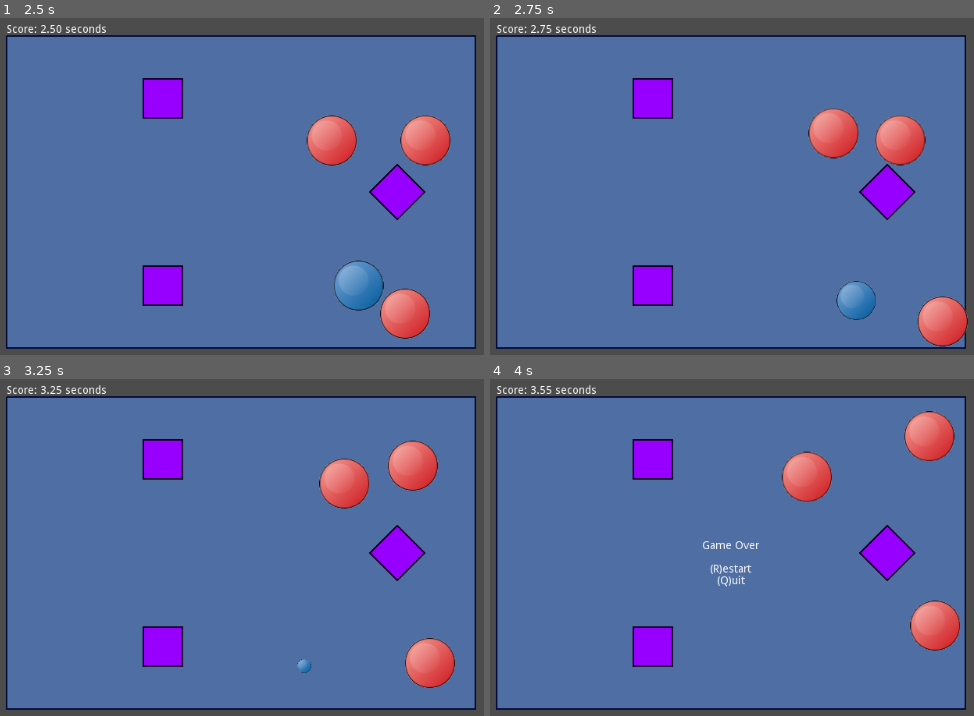
Above: before the commit, frames 1-4 (two rows, left to right).
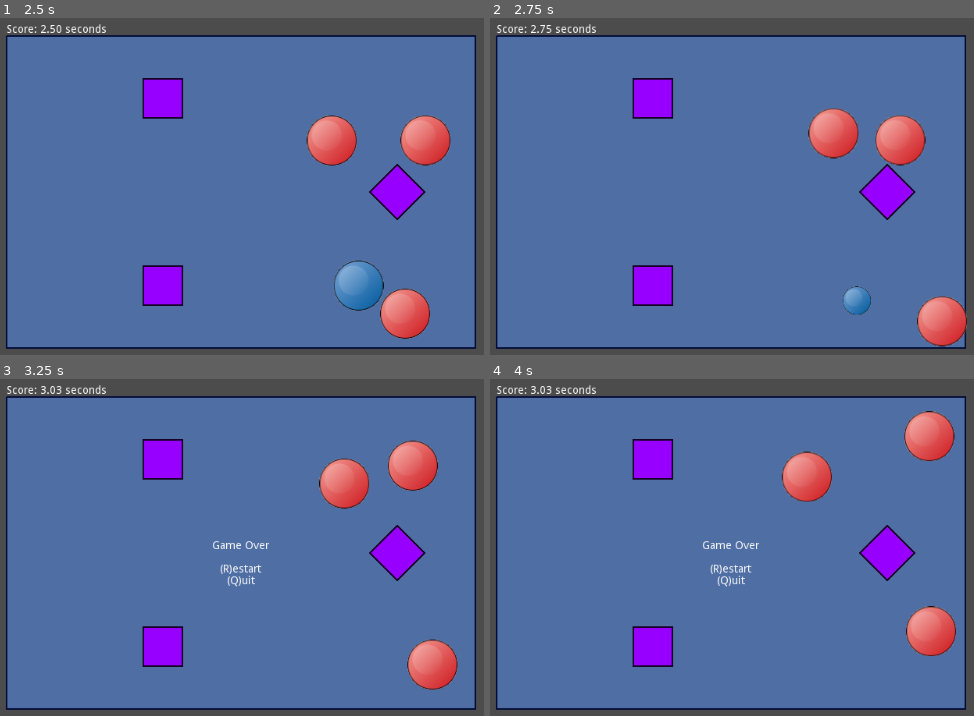
Above: after the commit, the same moments.

Repository: danieljohnson2/Bouncy
Game: Godot game, scene res://Bouncy.tscn
Same seed, same stepped clock (60 frames per second), same inputs: the game is played once before the commit and once after it.
Inputs:
- Up to frame 1 (2.5 s): hold Right (ui_right) 0.53-1.28 s; hold Down (ui_down) 1.28-2.03 s; hold Right (ui_right) from 2.03 s (still down)
- Up to frame 2 (2.75 s): keep holding Right (ui_right)
- Up to frame 3 (3.25 s): release Right (ui_right) at 2.78 s; hold Up (ui_up) from 2.78 s (still down)
- Up to frame 4 (4 s): release Up (ui_up) at 3.53 s; hold Left (ui_left) from 3.53 s (still down)

Frame 1 is identical in both runs. In frame 2, 0.5% of the frame differs, in the area x 71-99%, y 78-98%; in frame 3, 0.8%, in the area x 10-95%, y 2-93%; in frame 4, 0.6%.

Commit message:
Line up the collision hull for the player so it has the same origin as the sprite does; make the death animation faster too

Diff:
--- a/Bouncy.tscn
+++ b/Bouncy.tscn
@@ -10,7 +10,7 @@
 [sub_resource type="Animation" id=1]
 
 resource_name = "Fade Out"
-length = 1.0
+length = 0.5
 loop = false
 step = 0.1
 tracks/0/type = "value"
@@ -20,7 +20,7 @@
 tracks/0/imported = false
 tracks/0/enabled = true
 tracks/0/keys = {
-"times": PoolRealArray( 0, 1 ),
+"times": PoolRealArray( 0, 0.5 ),
 "transitions": PoolRealArray( 1, 1 ),
 "update": 0,
 "values": [ Vector2( 1, 1 ), Vector2( 1e-05, 1e-05 ) ]
@@ -32,7 +32,7 @@
 tracks/1/imported = false
 tracks/1/enabled = true
 tracks/1/keys = {
-"times": PoolRealArray( 1 ),
+"times": PoolRealArray( 0.5 ),
 "transitions": PoolRealArray( 1 ),
 "values": [ {
 "args": [  ],
@@ -144,9 +144,8 @@
 
 [node name="CollisionPolygon2D" type="CollisionPolygon2D" parent="Node2D/Ball" index="0"]
 
-position = Vector2( -32, -32 )
 build_mode = 0
-polygon = PoolVector2Array( 0, 32, 8, 8, 32.6198, 0.118813, 56, 8, 64, 32, 56, 56, 32, 64, 8, 56 )
+polygon = PoolVector2Array( -32, 0, -24, -24, 0, -32, 24, -24, 32, 0, 24, 24, 0, 32, -24, 24 )
 _sections_unfolded = [ "Transform" ]
 
 [node name="Sprite" type="Sprite" parent="Node2D/Ball" index="1"]
Not shown, changed: EvilBall.png.import
